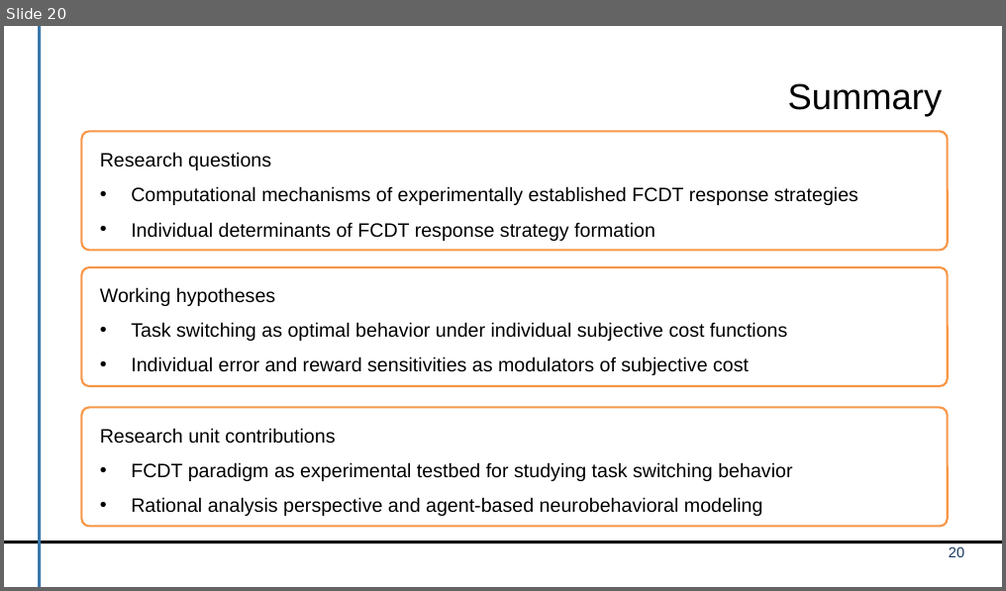
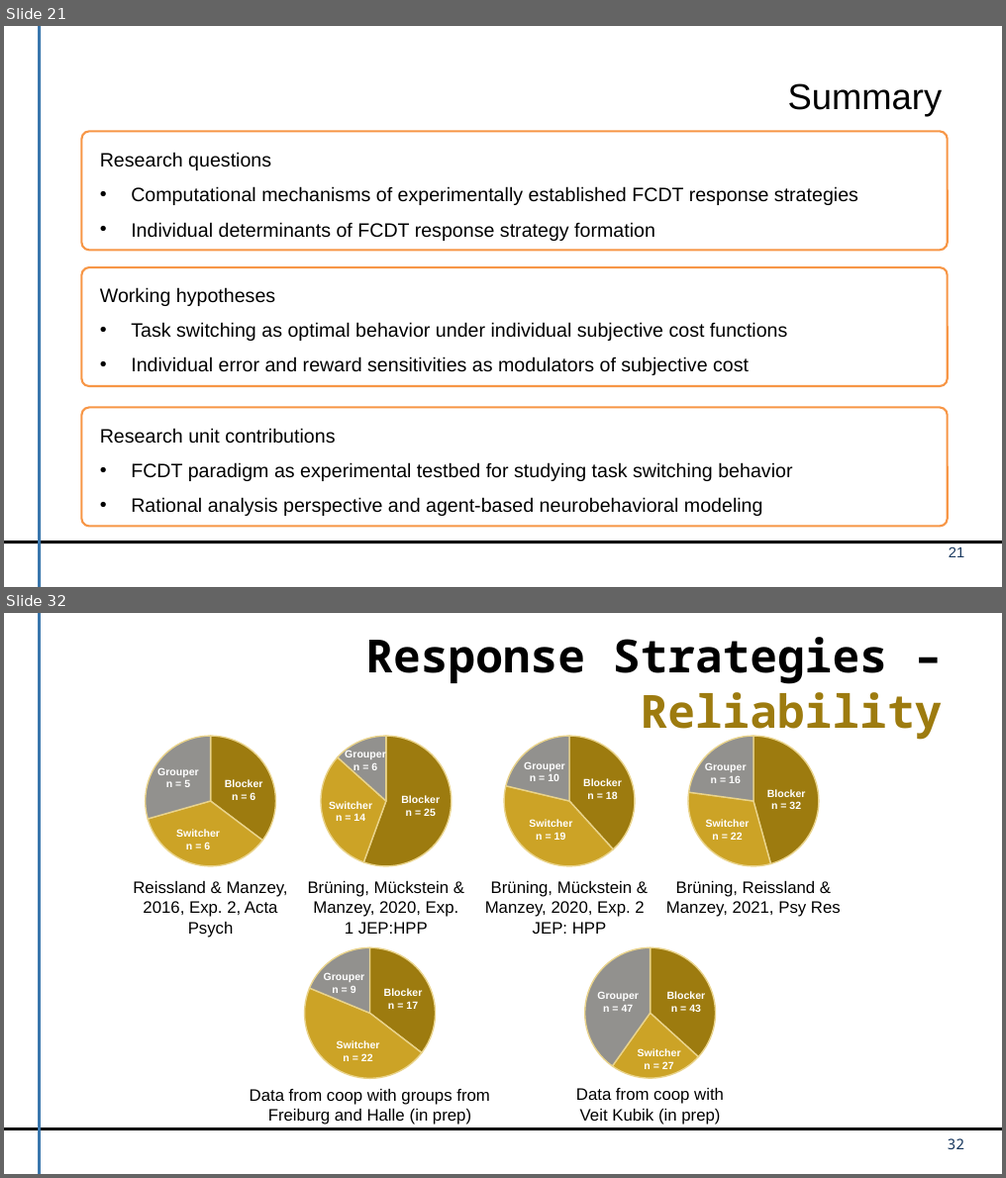
Before and after one commit to dirk-ostwald/Optimal-dual-task-performance, a slide deck: presentation/TP3-Kick-Off-Presentation-JB-DO.pptx. Shown one above the other, each under a label of ours: slide 20 before the commit, slides 21 and 32 after it; the slides between them are not shown. The pictures are 1006x591 and 1006x1178 pixels, drawn with LibreOffice and Linux fonts; fonts in the diff are those of the drawing; background and template pictures are left out. Boxes give left, top, right and bottom in pixels: in the first picture for what was removed or moved away, otherwise in the second. Text is boxed around its words. In the diff, an @@ line names an element or a change of style, - is before the commit and + after.

```diff
--- a/presentation/TP3-Kick-Off-Presentation-JB-DO.pptx
+++ b/presentation/TP3-Kick-Off-Presentation-JB-DO.pptx
@@ slide 32 added at [4,613,1002,1174], background #FFFFFF; not listed: 2 template elements that a slide beside it also shows @@
@@ title added at [365,637,943,740], 33 pt, text #000000, bold @@
+Response Strategies – Reliability
@@ pie chart added at [125,722,295,879] @@
+categories: 1, 2, 3
+Series 1: 35, 35, 29, -
@@ pie chart added at [300,722,471,879] @@
+categories: 1, 2, 3
+Series 1: 56, 31, 13, -
@@ pie chart added at [484,722,654,879] @@
+categories: 1, 2, 3
+Series 1: 38, 40, 21, -
@@ pie chart added at [667,722,839,879] @@
+categories: 1, 2, 3
+Series 1: 46, 31, 23, -
@@ text added at [345,750,386,773], 7.5 pt, text #FFFFFF, bold @@
+Grouper
+n = 6
@@ text added at [157,768,199,787], 7.5 pt, text #FFFFFF, bold @@
+Grouper
+n = 5
@@ text added at [225,779,263,800], 7.5 pt, text #FFFFFF, bold @@
+Blocker
+n = 6
@@ text added at [524,762,565,781], 7.5 pt, text #FFFFFF, bold @@
+Grouper
+n = 10
@@ text added at [583,778,622,799], 7.5 pt, text #FFFFFF, bold @@
+Blocker
+n = 18
@@ text added at [705,763,746,783], 7.5 pt, text #FFFFFF, bold @@
+Grouper
+n = 16
@@ text added at [767,789,806,809], 7.5 pt, text #FFFFFF, bold @@
+Blocker
+n = 32
@@ text added at [329,801,372,821], 7.5 pt, text #FFFFFF, bold @@
+Switcher
+n = 14
@@ text added at [401,795,440,816], 7.5 pt, text #FFFFFF, bold @@
+Blocker
+n = 25
@@ text added at [529,819,572,840], 7.5 pt, text #FFFFFF, bold @@
+Switcher
+n = 19
@@ text added at [706,819,749,840], 7.5 pt, text #FFFFFF, bold @@
+Switcher
+n = 22
@@ text added at [176,829,220,850], 7.5 pt, text #FFFFFF, bold @@
+Switcher
+n = 6
@@ text added at [133,881,288,938], 12 pt, text #000000 @@
+Reissland & Manzey, 2016, Exp. 2, Acta Psych
@@ text added at [308,881,459,934], 12 pt, text #000000 @@
+Brüning, Mückstein & Manzey, 2020, Exp. 1 JEP:HPP
@@ text added at [485,881,644,934], 12 pt, text #000000 @@
+Brüning, Mückstein & Manzey, 2020, Exp. 2
+JEP: HPP
@@ text added at [666,881,841,917], 12 pt, text #000000 @@
+Brüning, Reissland & Manzey, 2021, Psy Res
@@ pie chart added at [278,935,461,1093] @@
+categories: 1, 2, 3
+Series 1: 35, 46, 19, -
@@ pie chart added at [564,935,736,1092] @@
+categories: 1, 2, 3
+Series 1: 37, 23, 40, -
@@ text added at [324,973,365,993], 7.5 pt, text #FFFFFF, bold @@
+Grouper
+n = 9
@@ text added at [384,988,423,1009], 7.5 pt, text #FFFFFF, bold @@
+Blocker
+n = 17
@@ text added at [597,992,639,1012], 7.5 pt, text #FFFFFF, bold @@
+Grouper
+n = 47
@@ text added at [667,991,706,1012], 7.5 pt, text #FFFFFF, bold @@
+Blocker
+n = 43
@@ text added at [337,1041,380,1061], 7.5 pt, text #FFFFFF, bold @@
+Switcher
+n = 22
@@ text added at [638,1049,681,1069], 7.5 pt, text #FFFFFF, bold @@
+Switcher
+n = 27
@@ text added at [250,1089,490,1125], 12 pt, text #000000 @@
+Data from coop with groups from Freiburg and Halle (in prep)
@@ text added at [576,1088,724,1125], 12 pt, text #000000 @@
+Data from coop with Veit Kubik (in prep)
@@ page number added at [947,1139,965,1150], 10.5 pt, text #17375E @@
+32
@@ what was slide 20 is now slide 21 @@
@@ page number at [948,547,964,558]: text changed @@
-20
+21
```
Also in this commit, not shown: 7 slides changed, 19 other slides added, 11 other files.
